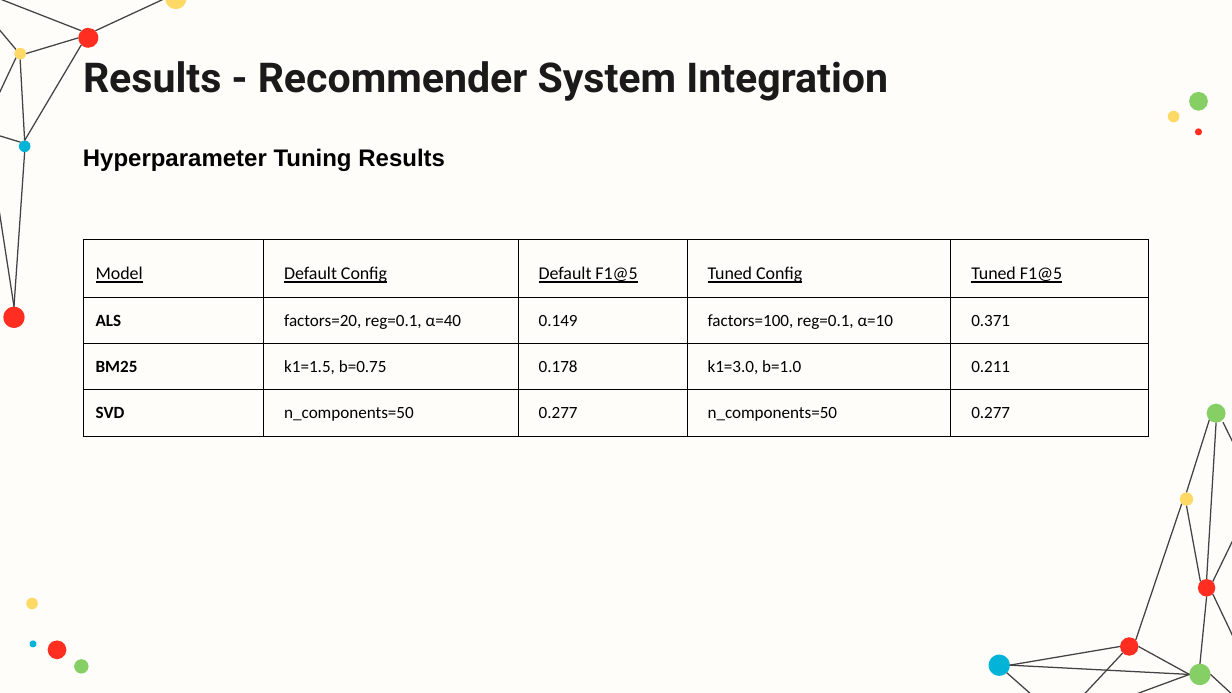
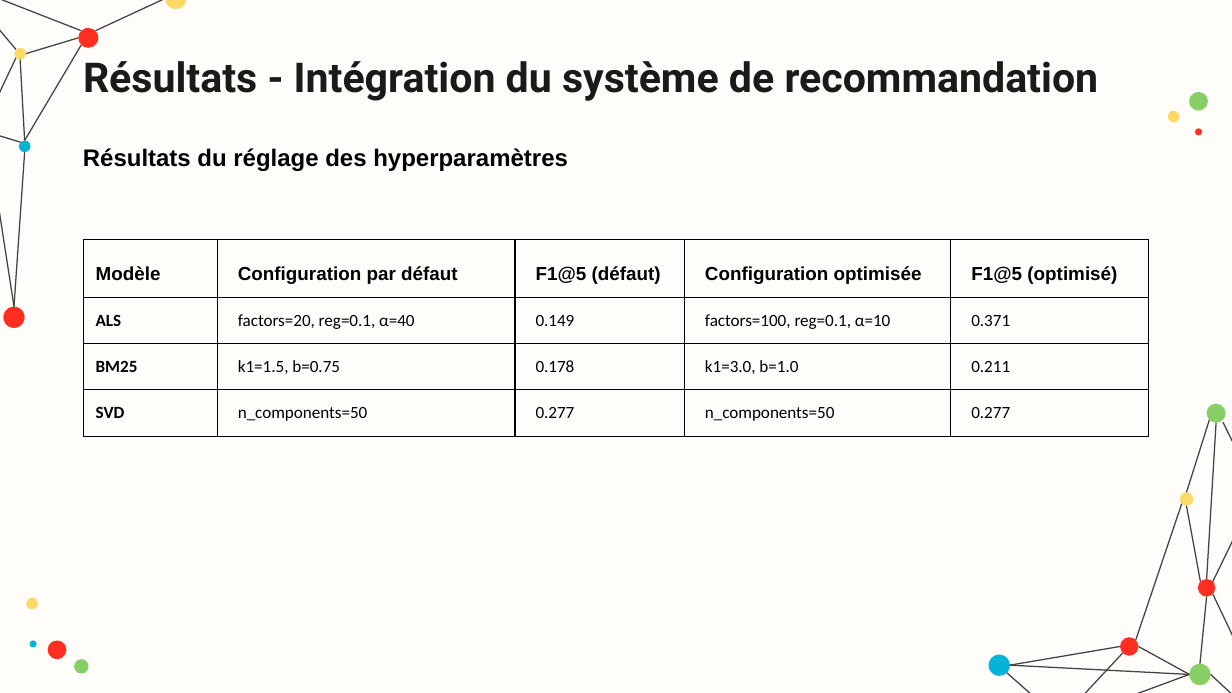
Before and after one commit to hamzamdn077/Master-Project, a slide deck: slide 22 of presentation.pptx (slide 24 before the commit). Drawn at 1232x693 pixels with LibreOffice and Linux fonts; fonts in the diff are those of the drawing. Boxes give left, top, right and bottom in pixels: in the first picture for what was removed or moved away, otherwise in the second. Text is boxed around its words. In the diff, an @@ line names an element or a change of style, - is before the commit and + after.

```diff
--- a/presentation.pptx
+++ b/presentation.pptx
@@ title at [83, 61, 1099, 101]: text changed @@
-Results - Recommender System Integration
+Résultats - Intégration du système de recommandation
@@ text at [83, 148, 568, 171]: text changed @@
-Hyperparameter Tuning Results
+Résultats du réglage des hyperparamètres
@@ table at [84, 240, 1149, 434] @@
-row 1: Model | Default Config | Default F1@5 | Tuned Config | Tuned F1@5
+row 1: Modèle | Configuration par défaut | F1@5 (défaut) | Configuration optimisée | F1@5 (optimisé)
```
Also in this commit, not shown: 8 other slides changed, 18 slides added, 20 slides removed, 2 other files.
